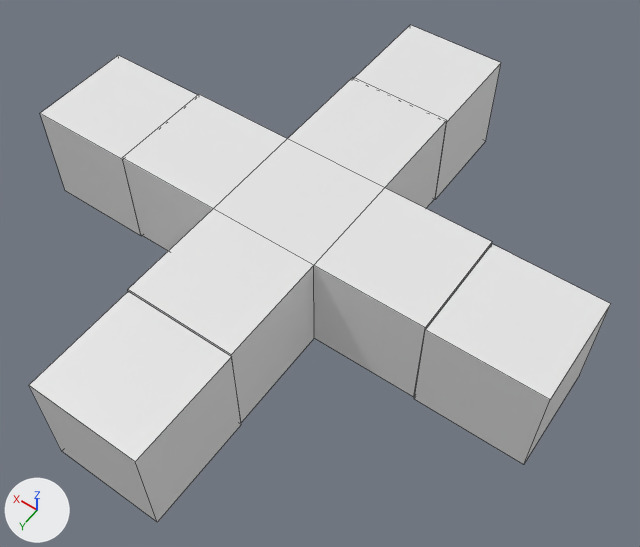
What one commit did to the Blender file cppcon.blend.
Rendered twice from a 50 mm lens placed at (-6.02, 7.85, 11.65), pointed at (-0.55, 0.2, -0.38). The axes (+X, +Y, +Z) are drawn at lower left. The lights are the same throughout. Mesh edges are drawn as thin lines.
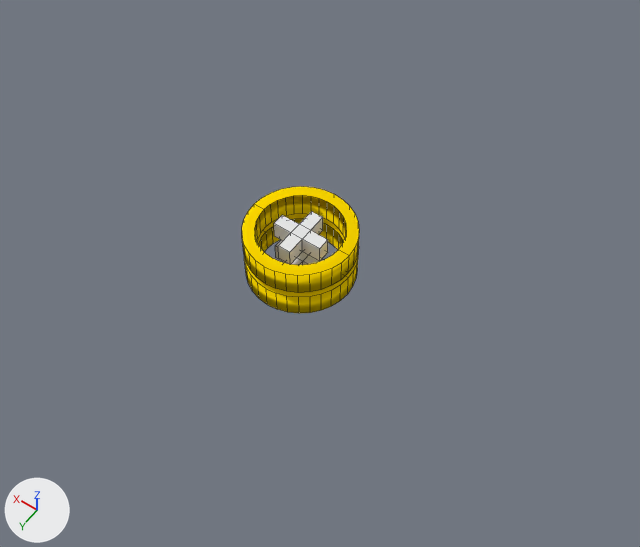
Boxes (x1, y1, x2, y2) around the edits, measured in the pictures (640 x 547 px):
'Cube.004', rescaled (85% narrower, 84% shorter)
    before: (122, 77, 492, 422)
    after: (274, 211, 328, 264)
'Cube', deleted
    before: (29, 292, 241, 522)
'Cube.001', deleted
    before: (414, 244, 611, 464)
'Cube.002', deleted
    before: (40, 55, 197, 236)
'Cube.003', deleted
    before: (355, 25, 501, 199)
'Cylinder.001', added (yellow)
    after: (244, 213, 358, 313)
'Cube.000', added
    after: (275, 240, 323, 265)
'Cylinder', unchanged, uncovered by the edit
    after: (242, 186, 359, 293)

What changed in the scene script:
```text
Add me_cube_011:
    me_cube_011.from_pydata(...)  # a box spanning x -1.0..1.0, y -4.0..-1.0, z -1.0..1.0; a box spanning x -1.0..1.0, y 1.0..3.9, z -1.0..1.0; a box spanning x -4.0..-1.0, y -1.0..1.0, z -1.0..1.0; a box spanning x 1.0..4.0, y -1.0..1.0, z -1.0..1.0; a box spanning x -1.0..1.0, y -1.0..1.0, z -1.0..1.0
Add me_cylinder_002:
    me_cylinder_002.from_pydata(...)  # 128 vertices, 68 faces; spans x -1.0..1.0, y -1.0..1.0, z -0.17..0.17
    me_cylinder_002.materials.append(mat_material_001)  # yellow #fad600
Remove ob_cube_003:
    ob_cube_003 = bpy.data.objects.new('Cube.003', me_cube_010)
    ob_cube_003.location = (-0.01, -3.99, -0.03)
Remove ob_cube_002:
    ob_cube_002 = bpy.data.objects.new('Cube.002', me_cube_009)
    ob_cube_002.location = (3.99, 0.01, -0.03)
Remove ob_cube_001:
    ob_cube_001 = bpy.data.objects.new('Cube.001', me_cube_008)
    ob_cube_001.location = (-4.01, 0.01, -0.03)
Remove ob_cube:
    ob_cube = bpy.data.objects.new('Cube', me_cube_007)
    ob_cube.location = (-0.01, 4.01, -0.03)
Change ob_cube_004:
    ob_cube_004.scale: (1.0, 1.0, 1.0) -> (0.121, 0.121, 0.17)
Add ob_cube_000:
    ob_cube_000 = bpy.data.objects.new('Cube.000', me_cube_011)
    ob_cube_000.location = (0.0, 0.0, -0.6)
    ob_cube_000.scale = (0.121, 0.121, 0.17)
Add ob_cylinder_001:
    ob_cylinder_001 = bpy.data.objects.new('Cylinder.001', me_cylinder_002)
    ob_cylinder_001.location = (0.0, 0.0, -0.6)
    ob_cylinder_001.scale = (1.0, 1.0, 1.4)
```
